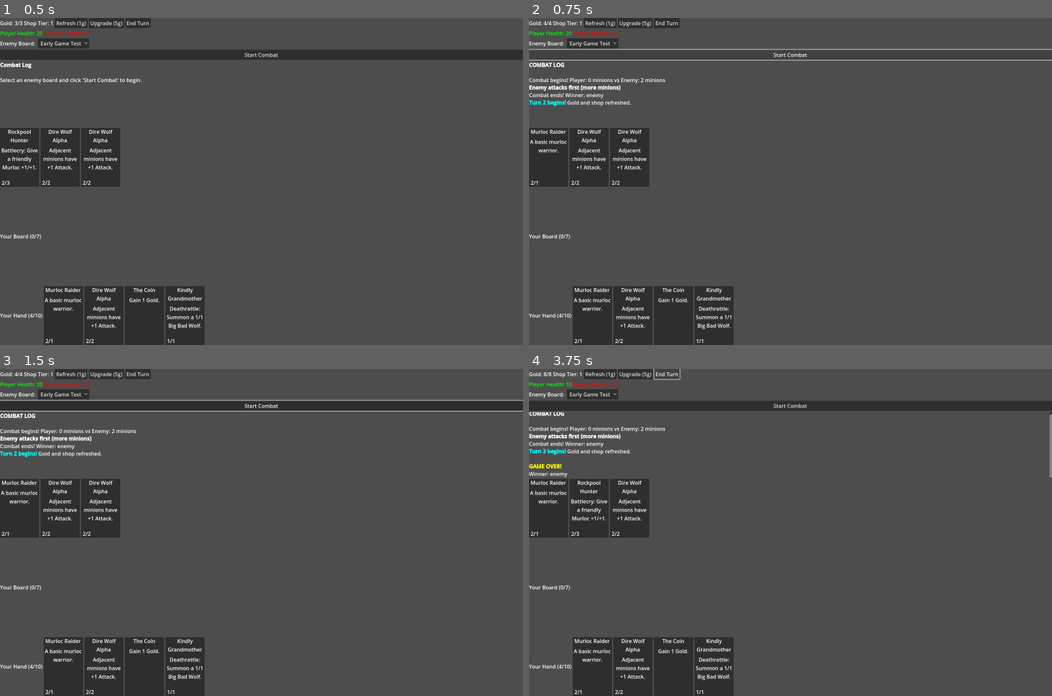
Above: before the commit, frames 1-4 (two rows, left to right).
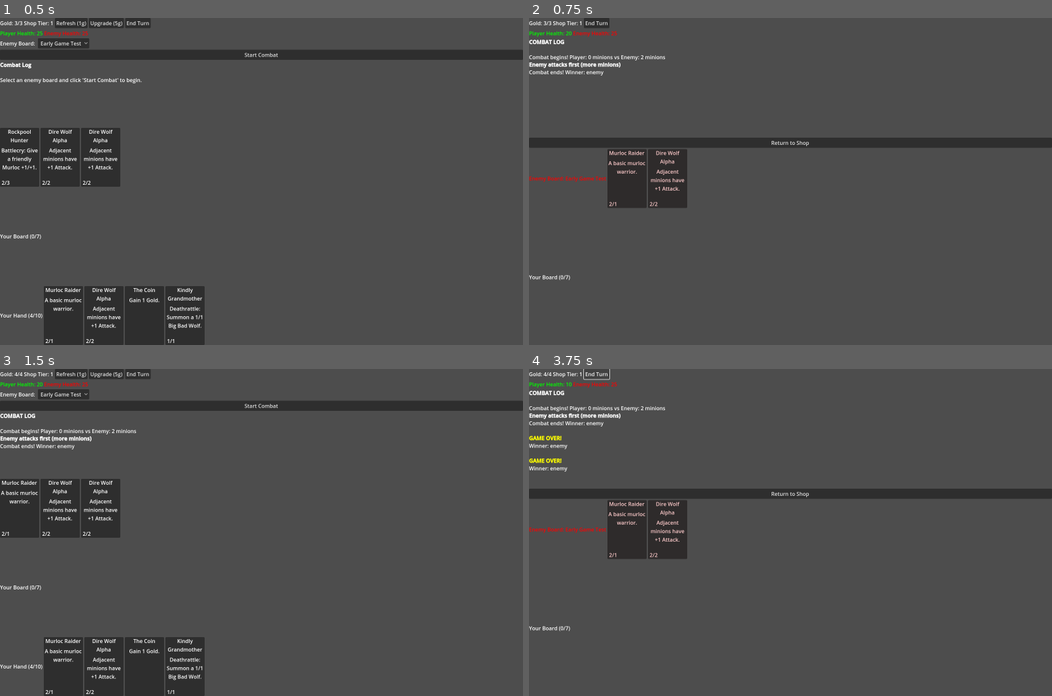
Above: after the commit, the same moments.

Repository: jackwimbish/multiplayercardgame
Game: Godot game, scene res://game_board.tscn
The game is run twice, just before and just after one commit, with the same random seed, the same clock (stepped at 60 frames per second) and the same inputs.
Inputs (mouse positions are in pixels of both pictures, inside the frame that each line leads up to):
- Up to frame 1 (0.5 s): no input
- Up to frame 2 (0.75 s): click "Start Combat" at 0.5 s
- Up to frame 3 (1.5 s): click (261, 493) at 1.25 s, where only the run after the commit has a clickable "Return to Shop"
- Up to frame 4 (3.75 s): click "Start Combat" at 2 s; click (602, 375) at 2.75 s, where only the run before the commit has a clickable "Refresh (1g)"; click "End Turn" at 3.5 s

Frame 1 is identical in both runs. In frame 2, 15% of the frame differs, in the area x 0-100%, y 0-100%; in frame 3, 0.8%; in frame 4, 17%.
Error before the commit: Invalid access to property or key 'minion_id' on a base object of type 'Nil'. (res://game_board.gd:1068)
Error after the commit: Invalid access to property or key 'minion_id' on a base object of type 'Nil'. (res://game_board.gd:1241)

Commit message:
show enemy board for combat phase

Diff:
--- a/game_board.gd
+++ b/game_board.gd
@@ -28,6 +28,12 @@
 var enemy_health_label: Label
 var start_combat_button: Button
 var combat_ui_container: VBoxContainer
+var return_to_shop_button: Button
+
+# Combat Screen State Management
+enum GameMode { SHOP, COMBAT }
+var current_mode: GameMode = GameMode.SHOP
+var current_enemy_board_name: String = ""
 
 # Constants
 const GLOBAL_GOLD_MAX = 255
@@ -869,6 +875,158 @@
 
     if enemy_health_label:
         enemy_health_label.text = "Enemy Health: %d" % enemy_health
+
+# Combat Screen Mode Management
+
+func switch_to_combat_mode(enemy_board_name: String) -> void:
+    """Switch to combat screen view"""
+    current_mode = GameMode.COMBAT
+    current_enemy_board_name = enemy_board_name
+
+    # Hide shop elements
+    _hide_shop_elements()
+
+    # Show enemy board in shop area
+    _display_enemy_board_in_shop_area(enemy_board_name)
+
+    # Update combat UI for combat mode
+    _update_combat_ui_for_combat_mode()
+
+    # Hide/minimize hand area
+    _minimize_hand_area()
+
+    print("Switched to combat mode vs %s" % enemy_board_name)
+
+func switch_to_shop_mode() -> void:
+    """Switch back to shop/tavern view"""
+    current_mode = GameMode.SHOP
+    current_enemy_board_name = ""
+
+    # Show shop elements
+    _show_shop_elements()
+
+    # Clear enemy board from shop area
+    _clear_enemy_board_from_shop_area()
+
+    # Update combat UI for shop mode
+    _update_combat_ui_for_shop_mode()
+
+    # Show hand area normally
+    _show_hand_area()
+
+    print("Switched to shop mode")
+
+func _hide_shop_elements() -> void:
+    """Hide shop cards and shop-related buttons"""
+    # Hide shop cards
+    for child in $MainLayout/ShopArea.get_children():
+        child.visible = false
+
+    # Hide shop-related buttons
+    $MainLayout/TopUI/RefreshShopButton.visible = false
+    $MainLayout/TopUI/UpgradeShopButton.visible = false
+
+func _show_shop_elements() -> void:
+    """Show shop cards and shop-related buttons"""
+    # Show shop cards
+    for child in $MainLayout/ShopArea.get_children():
+        child.visible = true
+
+    # Show shop-related buttons
+    $MainLayout/TopUI/RefreshShopButton.visible = true
+    $MainLayout/TopUI/UpgradeShopButton.visible = true
+
+func _display_enemy_board_in_shop_area(enemy_board_name: String) -> void:
+    """Create and display enemy minions in the shop area"""
+    var enemy_board_data = EnemyBoards.create_enemy_board(enemy_board_name)
+    if enemy_board_data.is_empty():
+        print("Failed to load enemy board: %s" % enemy_board_name)
+        return
+
+    # Add enemy board label
+    var enemy_label = Label.new()
+    enemy_label.name = "EnemyBoardLabel"
+    enemy_label.text = "Enemy Board: %s" % enemy_board_data.get("name", enemy_board_name)
+    enemy_label.add_theme_color_override("font_color", Color.RED)
+    $MainLayout/ShopArea.add_child(enemy_label)
+
+    # Create visual representations of enemy minions
+    for i in range(enemy_board_data.get("minions", []).size()):
+        var enemy_minion_data = enemy_board_data.minions[i]
+        var card_data = CardDatabase.get_card_data(enemy_minion_data.card_id).duplicate()
+
+        # Apply any buffs to the card data for display
+        for buff_data in enemy_minion_data.get("buffs", []):
+            if buff_data.type == "stat_modification":
+                card_data.attack += buff_data.get("attack_bonus", 0)
+                card_data.health += buff_data.get("health_bonus", 0)
+
+        # Create enemy card display
+        var enemy_card = create_card_instance(card_data, enemy_minion_data.card_id)
+        enemy_card.name = "EnemyMinion_%d" % i
+
+        # Make enemy cards non-interactive
+        enemy_card.mouse_filter = Control.MOUSE_FILTER_IGNORE
+
+        # Add visual indication this is an enemy
+        enemy_card.modulate = Color(1.0, 0.8, 0.8)  # Slight red tint
+
+        $MainLayout/ShopArea.add_child(enemy_card)
+
+func _clear_enemy_board_from_shop_area() -> void:
+    """Remove enemy minions from shop area"""
+    var children_to_remove = []
+    for child in $MainLayout/ShopArea.get_children():
+        if child.name.begins_with("EnemyMinion_") or child.name == "EnemyBoardLabel":
+            children_to_remove.append(child)
+
+    for child in children_to_remove:
+        child.queue_free()
+
+func _minimize_hand_area() -> void:
+    """Minimize hand area during combat"""
+    $MainLayout/PlayerHand.visible = false
+
+func _show_hand_area() -> void:
+    """Show hand area normally during shop phase"""
+    $MainLayout/PlayerHand.visible = true
+
+func _update_combat_ui_for_combat_mode() -> void:
+    """Update combat UI elements for combat mode"""
+    if start_combat_button:
+        start_combat_button.visible = false
+
+    if enemy_board_selector:
+        enemy_board_selector.get_parent().visible = false
+
+    # Create return to shop button if it doesn't exist
+    if not return_to_shop_button:
+        return_to_shop_button = Button.new()
+        return_to_shop_button.name = "ReturnToShopButton"
+        return_to_shop_button.text = "Return to Shop"
+        combat_ui_container.add_child(return_to_shop_button)
+        return_to_shop_button.pressed.connect(_on_return_to_shop_button_pressed)
+
+    return_to_shop_button.visible = true
+
+    # Make combat log more prominent
+    if combat_log_display:
+        combat_log_display.custom_minimum_size = Vector2(600, 300)
+
+func _update_combat_ui_for_shop_mode() -> void:
+    """Update combat UI elements for shop mode"""
+    if start_combat_button:
+        start_combat_button.visible = true
+
+    if enemy_board_selector:
+        enemy_board_selector.get_parent().visible = true
+
+    if return_to_shop_button:
+        return_to_shop_button.visible = false
+
+    # Make combat log smaller during shop mode
+    if combat_log_display:
+        combat_log_display.custom_minimum_size = Vector2(400, 200)
 
 func display_combat_log(action_log: Array) -> void:
     """Display combat actions in the combat log"""
@@ -944,9 +1102,22 @@
     var selected_board_name = board_names[selected_index]
     print("Starting combat against: %s" % selected_board_name)
 
+    # Switch to combat screen
+    switch_to_combat_mode(selected_board_name)
+
     # Run combat simulation and display results
     var combat_result = simulate_full_combat(selected_board_name)
     display_combat_log(combat_result)
+
+func _on_return_to_shop_button_pressed() -> void:
+    """Handle return to shop button press - advance turn and switch back to shop"""
+    print("Return to shop button pressed")
+
+    # Advance to next turn
+    start_new_turn()
+
+    # Switch back to shop mode
+    switch_to_shop_mode()
 
 func _on_enemy_board_selected(index: int) -> void:
     """Handle enemy board selection change"""
@@ -1057,9 +1228,11 @@
     if attack_count >= max_attacks:
         action_log.append({"type": "combat_tie", "reason": "max_attacks_reached"})
 
-    # After combat ends, start the next turn
-    action_log.append({"type": "turn_start", "turn": current_turn + 1})
-    start_new_turn()
+    # Don't auto-advance turn in combat mode - player uses "Return to Shop" button
+    if current_mode == GameMode.SHOP:
+        # After combat ends, start the next turn (for testing mode)
+        action_log.append({"type": "turn_start", "turn": current_turn + 1})
+        start_new_turn()
 
     return action_log
 
